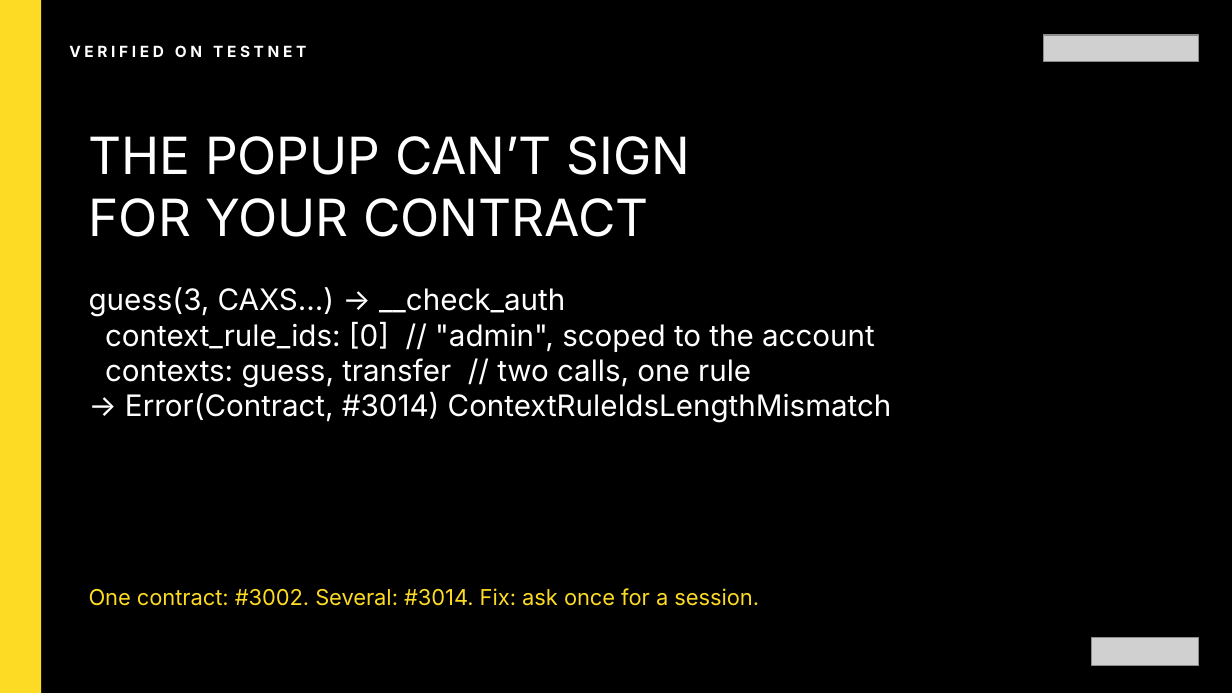
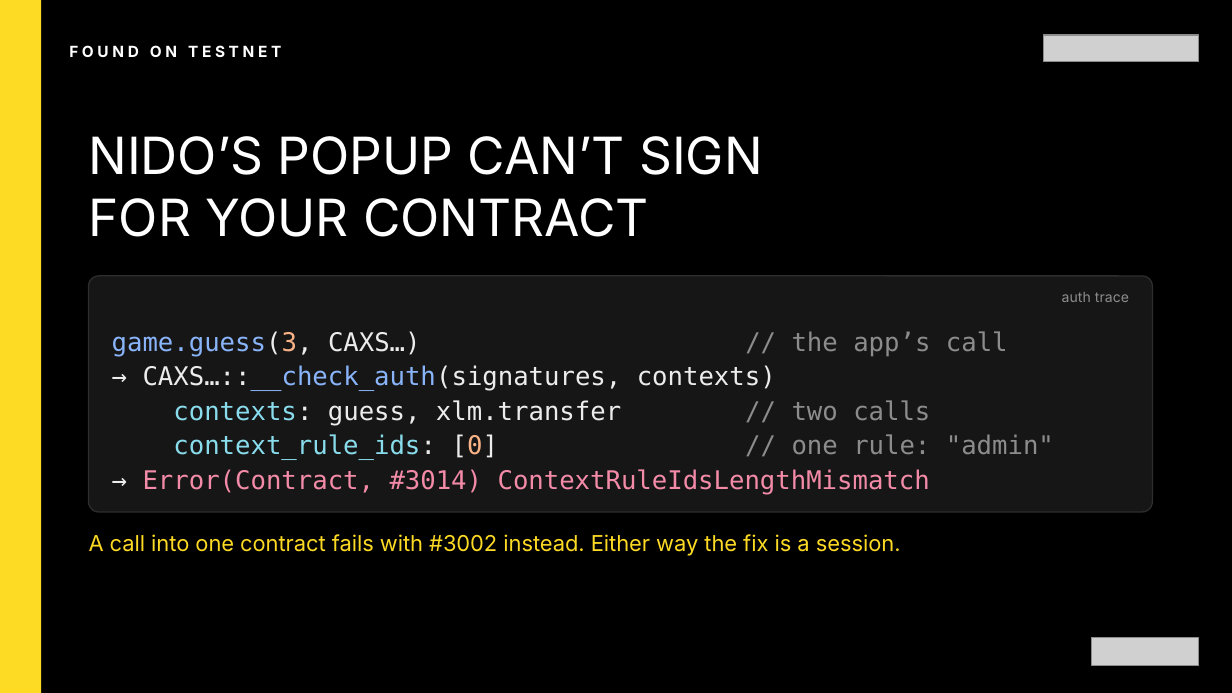
Before and after one commit to bitswell-hq/nidohq__scaffold-template, a slide deck: slide 9 of slides/dist/hack-meridian-smart-accounts.pptx. Drawn at 1232x693 pixels with LibreOffice and Linux fonts; fonts in the diff are those of the drawing; grey boxes stand for pictures. Boxes give left, top, right and bottom in pixels: in the first picture for what was removed or moved away, otherwise in the second. Text is boxed around its words. In the diff, an @@ line names an element or a change of style, - is before the commit and + after.

```diff
--- a/slides/dist/hack-meridian-smart-accounts.pptx
+++ b/slides/dist/hack-meridian-smart-accounts.pptx
@@ text at (69, 45, 281, 57): text changed @@
-V E R I F I E D O N T E S T N E T
+F O U N D O N T E S T N E T
@@ text at (89, 136, 763, 175): text changed @@
-THE POPUP CAN’T SIGN
+NIDO’S POPUP CAN’T SIGN
@@ rounded rectangle added at (89, 276, 1153, 513), fill #161616, outline #2E2E2E 0.75 pt @@
@@ text added at (1062, 292, 1129, 302), 8.2 pt, text #8C8C8C @@
+auth trace
@@ text at (112, 331, 1054, 495): text changed; size 17.2 to 15 pt; font Inter to DejaVu Sans Mono; text colour #FFFFFF to #ECECEC @@
-guess(3, CAXS…) → __check_auth
-context_rule_ids: [0] // "admin", scoped to the account
-contexts: guess, transfer // two calls, one rule
-→ Error(Contract, #3014) ContextRuleIdsLengthMismatch
+game.guess(3, CAXS…) // the app’s call
+→ CAXS…::__check_auth(signatures, contexts)
+contexts: guess, xlm.transfer // two calls
+context_rule_ids: [0] // one rule: "admin"
+→ Error(Contract, #3014) ContextRuleIdsLengthMismatch
@@ text at (89, 534, 901, 556): text changed @@
-One contract: #3002. Several: #3014. Fix: ask once for a session.
+A call into one contract fails with #3002 instead. Either way the fix is a session.
```
Also in this commit, not shown: 22 other slides changed, 6 slides added, 7 slides removed, 14 other files.
